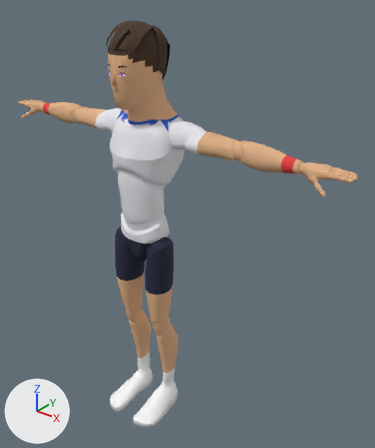
The glTF model sweetspot/models/players/p07.glb, before and after one commit.
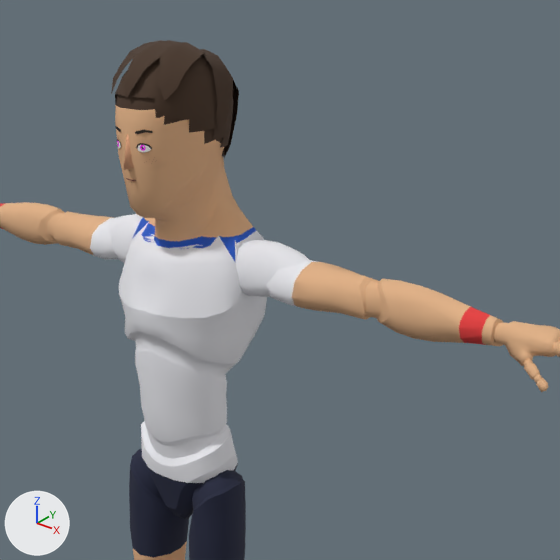
Old and new are each drawn whole from a 50 mm lens placed at (1.473, -1.529, 2.047), pointed at (0.145, 0.132, 1.017) and again close up on the part from 13% to 89% of the width and 0% to 63% of the height. Lighting does not change. The marker at lower left points along +X, +Y and +Z. The last two pictures show the newer version. Vertices at exactly the same position are counted once.

Objects in the first close-up: 'Body', 'Face', 'Hair', 'Nose'.
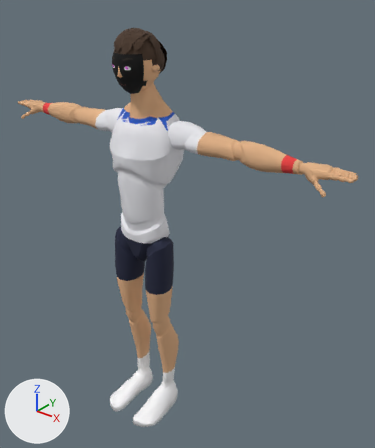
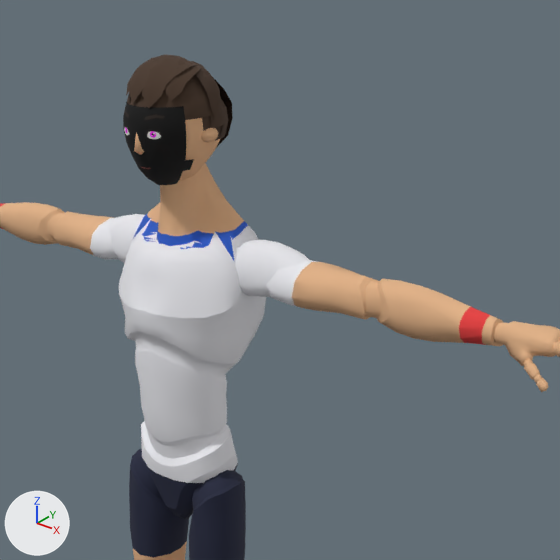
What differs and where, as boxes (x1, y1, x2, y2) in the close-ups (560 x 560 px; the box of a moved part takes in the faces that stretch with it):
'Body', reshaped
    before: (0, 95, 560, 560)
    after: (0, 163, 560, 560)
'Hair', reshaped (16% narrower, 20% shorter)
    before: (111, 40, 239, 158)
    after: (126, 54, 233, 148)
'Face', surface changed, reshaped
    before: (115, 126, 152, 181)
    after: (123, 102, 194, 185)
'Head', added (brown)
    after: (129, 94, 223, 181)
'Nose', deleted
    before: (123, 134, 134, 170)
part 1 of me_mannequin, moved or reshaped
    before: (0, 106, 497, 346)
    after: (0, 163, 497, 344)
part 2 of me_mannequin, surface changed
    before: (116, 95, 224, 144)
part 4 of me_hair, rebuilt
    before: (115, 56, 233, 156)
    after: (127, 74, 228, 146)
part 5 of me_hair, rebuilt
    before: (111, 40, 205, 101)
    after: (126, 57, 221, 120)
part 6 of me_hair, rebuilt
    before: (224, 80, 239, 158)
    after: (164, 58, 233, 148)
part 7 of me_hair, added (brown)
    after: (129, 54, 196, 108)
part 8 of me_hair, deleted (brown)
    before: (200, 49, 233, 132)

The change in detail:
Material 'face' (mat_face) changes its picture from img_face_01 to img_face_01.
me_mannequin is used by ob_body; location (0.0, 0.0, 0.0).
me_mannequin had 7378 vertices, 14511 faces and spanned x -0.91..0.91, y -0.21..0.14, z 0.0..1.86.
me_mannequin now has 7378 vertices, 14511 faces and spans x -0.91..0.91, y -0.21..0.13, z 0.0..1.76.
me_mannequin part 1: 450 of 7378 vertices moved; they spanned x -0.69..0.69, y -0.13..0.14, z 1.39..1.86 and now span x -0.69..0.69, y -0.06..0.13, z 1.39..1.76; mean shift (0.0, 0.0, 0.0); largest move (-0.13, 0.09, 1.53) -> (0.11, 0.02, 1.52).
me_mannequin part 2: 188 kept faces spanning x -0.04..0.04, y -0.05..0.06, z 1.66..1.76 get new texture (UV) coordinates.
Other edits to the shape of me_mannequin do not show in these pictures.
me_face is used by ob_face; location (0.0, 0.0, 0.0).
me_face had 54 vertices, 78 faces and spanned x -0.077..0.077, y -0.13..-0.06, z 1.603..1.758.
me_face now has 100 vertices, 158 faces and spans x -0.082..0.082, y -0.107..-0.024, z 1.615..1.771.
me_face part 3: the whole mesh is rebuilt.
me_hair is used by ob_hair; location (0.0, 0.0, 0.0).
me_hair had 444 vertices, 840 faces and spanned x -0.108..0.108, y -0.126..0.142, z 1.623..1.881.
me_hair now has 472 vertices, 896 faces and spans x -0.096..0.096, y -0.096..0.129, z 1.653..1.856.
me_hair part 4: the loose piece of 219 vertices spanning x -0.101..0.101, y -0.117..0.126, z 1.623..1.864 is rebuilt with 219 vertices and now spans x -0.092..0.092, y -0.085..0.117, z 1.653..1.839.
me_hair part 5: the loose piece of 84 vertices spanning x -0.085..0.085, y -0.126..0.066, z 1.785..1.881 is rebuilt with 84 vertices and now spans x -0.096..0.096, y -0.079..0.074, z 1.741..1.852.
me_hair part 6: the loose piece of 84 vertices spanning x -0.077..0.077, y 0.042..0.142, z 1.652..1.862 is rebuilt with 112 vertices and now spans x -0.066..0.072, y -0.072..0.129, z 1.668..1.85.
me_hair part 7: a new loose piece of 57 vertices spanning x -0.052..0.059, y -0.096..0.042, z 1.767..1.856, in mat_palette (picture img_palette).
me_hair part 8: the loose piece of 57 vertices spanning x -0.108..0.108, y 0.007..0.091, z 1.719..1.864 is deleted.
Mesh me_head is new.
It has 531 vertices, 1043 faces and spans x -0.101..0.101, y -0.114..0.111, z 1.607..1.832.
It uses material mat_palette (picture img_palette).
Object 'Nose' (ob_nose) is deleted.
Object 'Head' (ob_head) is new; it shows me_head.
Its location is (0.0, 0.0, 0.0).
